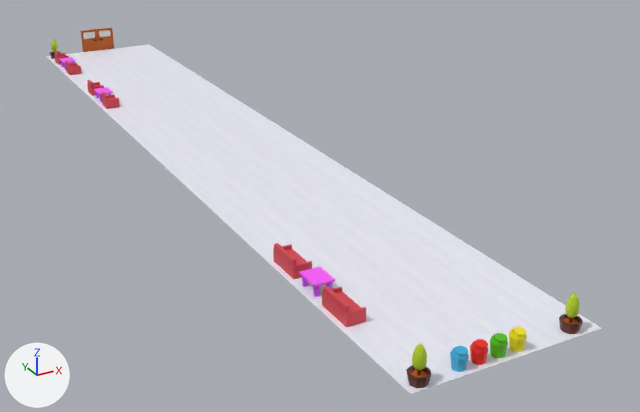
Before and after pictures for a commit that changed the FBX model Assets/Models/01_Environment/2_Hall.fbx.
Camera for both pictures: a 50 mm lens placed at (-6.8, -58.2, 20.4), pointed at (19.8, -9.9, -3.8). Lighting does not change. The marker at lower left points along +X, +Y and +Z. Vertices at the same position are counted once.

The first picture shows '0_Chair&Table.051', '0_Chair&Table.052', '0_Chair&Table.053', '0_Couch.002', '0_Couch.003', '0_Couch.004', '0_Couch.005', '0_Couch.007', '0_InnerGround.001', '0_PlantExterior.001', '0_PlantExterior.002', '0_Recycle.004', '2_DoorFotocopy', '2_DoorHead1'.
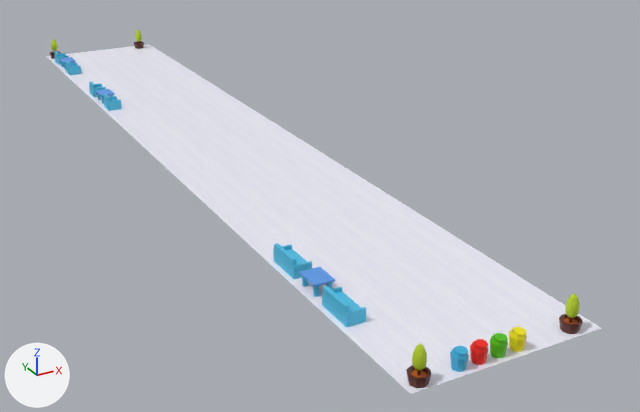
Pixel boxes (x1, y1, x2, y2) of what changed, in the pictures (640 x 412 px):
```json
{"object": "2_DoorFotocopy", "change": "deleted", "before": [81, 29, 99, 52]}
{"object": "2_DoorHead1", "change": "deleted", "before": [97, 28, 114, 50]}
{"object": "0_Couch.005", "change": "surface changed, moved", "before": [102, 92, 120, 109], "after": [103, 94, 122, 111]}
{"object": "0_Couch.004", "change": "surface changed, moved", "before": [87, 80, 104, 96], "after": [89, 81, 106, 97]}
{"object": "0_Chair&Table.052", "change": "surface changed, moved", "before": [94, 87, 113, 102], "after": [95, 89, 115, 104]}
{"object": "0_PlantExterior.003", "change": "added", "after": [134, 30, 144, 49]}
{"part": 1, "of": "me_cube_044", "change": "surface changed", "before": [54, 51, 120, 109], "after": [54, 51, 122, 111], "on screen": "red to cyan"}
{"part": 2, "of": "me_cube_043", "change": "surface changed", "before": [59, 57, 335, 297], "after": [59, 57, 335, 297], "on screen": "pink to blue"}
{"part": 3, "of": "me_cube_042", "change": "surface changed", "before": [273, 243, 366, 327], "after": [273, 243, 366, 327], "on screen": "red to cyan"}
```

The change, as JSON lines over the scene's bpy script:
```json
{"block": "me_cube_044", "where": "me_cube_044.from_pydata(...)  # 28 vertices, 26 faces; spans x -0.3..0.7, y -0.6..0.6, z 0.0..1.0"}
{"block": "me_cube_044", "where": "# used by ob_0_couch_005; location = (11.0, 7.0, 0.0); rotation_euler = (0.0, 0.0, 3.142), in degrees (0, 0, 180)"}
{"block": "me_cube_044", "change": "me_cube_044 part 1: texture (UV) coordinates of 26 of 26 faces, centred in x -0.3..0.7, y -0.6..0.6, z 0.0..1.0, changed; they spanned u 0.79..0.84, v 0.91..0.95 and now span u 0.41..0.46, v 0.77..0.82"}
{"block": "me_cube_042", "where": "me_cube_042.from_pydata(...)  # 28 vertices, 26 faces; spans x -0.3..0.7, y -1.1..1.1, z 0.0..1.0"}
{"block": "me_cube_042", "where": "# used by ob_0_couch_003; location = (11.0, -28.5, 0.0); rotation_euler = (0.0, 0.0, 3.142), in degrees (0, 0, 180)"}
{"block": "me_cube_042", "change": "me_cube_042 part 3: texture (UV) coordinates of 26 of 26 faces, centred in x -0.3..0.7, y -1.1..1.1, z 0.0..1.0, changed; they spanned u 0.79..0.84, v 0.91..0.95 and now span u 0.41..0.46, v 0.77..0.82"}
{"block": "me_cube_043", "where": "me_cube_043.from_pydata(...)  # 40 vertices, 22 faces; spans x -0.9..0.2, y -0.75..0.75, z 0.0..0.7"}
{"block": "me_cube_043", "where": "# used by ob_0_chair_table_052; location = (11.2, 9.05, 0.0)"}
{"block": "me_cube_043", "change": "me_cube_043 part 2: texture (UV) coordinates of 22 of 22 faces, centred in x -0.9..0.2, y -0.75..0.75, z 0.3..0.7, changed; they spanned u 0.79..0.95, v 0.64..0.72 and now span u 0.17..0.33, v 0.79..0.86"}
{"op": "set", "path": "ob_0_couch_005.location", "old": "(11.0, 7.0, 0.0)", "new": "(11.0, 6.5, 0.0)"}
{"op": "remove", "block": "ob_2_doorhead1", "code": ["ob_2_doorhead1 = bpy.data.objects.new('2_DoorHead1', me_cube_075)", "ob_2_doorhead1.location = (16.5, 25.1, 1.0)", "ob_2_doorhead1.rotation_euler = (0.0, 0.0, -1.571)  # degrees (0, 0, -90)"]}
{"op": "set", "path": "ob_0_chair_table_052.location", "old": "(11.2, 9.05, 0.0)", "new": "(11.2, 8.55, 0.0)"}
{"op": "set", "path": "ob_0_couch_004.location", "old": "(11.0, 11.0, 0.0)", "new": "(11.0, 10.5, 0.0)"}
{"op": "remove", "block": "ob_2_doorfotocopy", "code": ["ob_2_doorfotocopy = bpy.data.objects.new('2_DoorFotocopy', me_cube_075)", "ob_2_doorfotocopy.location = (13.5, 25.1, 1.0)", "ob_2_doorfotocopy.rotation_euler = (-3.142, 0.0, 1.571)  # degrees (-180, 0, 90)", "ob_2_doorfotocopy.scale = (-1.0, -1.0, -1.0)"]}
{"op": "add", "block": "ob_0_plantexterior_003", "code": ["ob_0_plantexterior_003 = bpy.data.objects.new('0_PlantExterior.003', me_circle_007)", "ob_0_plantexterior_003.location = (18.7, 24.1, 0.0)"]}
```
